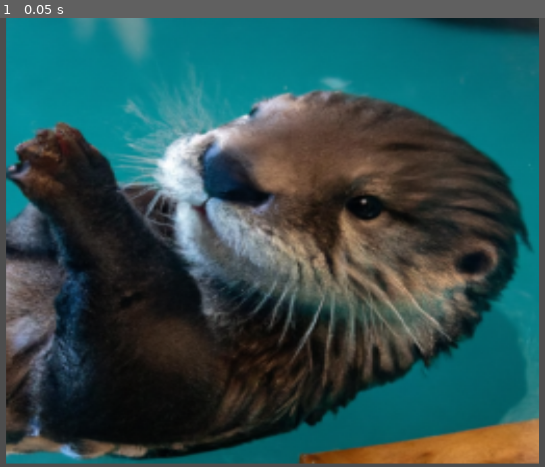
Above: before the commit, frame 1.
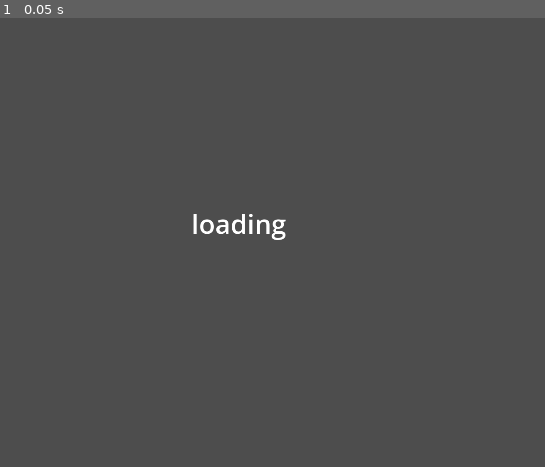
Above: after the commit, the same moment.

Repository: RazorSh4rk/openai-godot
Game: Godot game, scene res://main.tscn
The game is run twice, just before and just after one commit, with the same random seed, the same clock (stepped at 60 frames per second) and the same inputs.
Inputs:
- Up to frame 1 (0.05 s): no input

The runs differ from the first frame. In frame 1, 89% of the frame differs, in the area x 1-99%, y 0-100%.

Commit message:
3d texture

Diff:
--- /dev/null
+++ b/3dscene.gd
@@ -0,0 +1,28 @@
+extends Node3D
+
+func _ready():
+	$OpenAI.create_image('texture of old brick wall')
+
+func _process(delta):
+	pass
+
+func _on_open_ai_response(type, payload):
+	var im_dl = HTTPRequest.new()
+	add_child(im_dl)
+	im_dl.connect("request_completed", self._im_dl_completed)
+	im_dl.request(payload.data[0].url)
+
+func _im_dl_completed(result, response_code, headers, body):
+	var image = Image.new()
+	var image_error = image.load_png_from_buffer(body)
+	if image_error != OK:
+		print("An error occurred while trying to display the image.")
+	else:
+		print("image loaded")
+
+	var texture = ImageTexture.create_from_image(image)
+	$wall0.get_active_material(0).albedo_texture = texture
+	$wall1.get_active_material(0).albedo_texture = texture
+
+func _exit_tree():
+	$OpenAI.cleanup()
--- /dev/null
+++ b/3dscene.tscn
@@ -0,0 +1,50 @@
+[gd_scene load_steps=8 format=3 uid="uid://dgqjd60ytjwl"]
+
+[ext_resource type="Script" path="res://3dscene.gd" id="1_vqsvs"]
+[ext_resource type="PackedScene" uid="uid://d0hc8akpewi4w" path="res://open_ai.tscn" id="2_ttojf"]
+
+[sub_resource type="Environment" id="Environment_pndj3"]
+background_energy_multiplier = 0.0
+ambient_light_color = Color(0.52549, 0.545098, 0, 1)
+ambient_light_energy = 0.1
+tonemap_mode = 2
+
+[sub_resource type="StandardMaterial3D" id="StandardMaterial3D_7c0qn"]
+
+[sub_resource type="BoxMesh" id="BoxMesh_caabq"]
+material = SubResource("StandardMaterial3D_7c0qn")
+size = Vector3(10, 5, 0.1)
+
+[sub_resource type="StandardMaterial3D" id="StandardMaterial3D_uu05u"]
+
+[sub_resource type="BoxMesh" id="BoxMesh_ikqqm"]
+material = SubResource("StandardMaterial3D_uu05u")
+size = Vector3(10, 0.1, 5)
+
+[node name="3dscene" type="Node3D"]
+script = ExtResource("1_vqsvs")
+
+[node name="OpenAI" parent="." instance=ExtResource("2_ttojf")]
+
+[node name="WorldEnvironment" type="WorldEnvironment" parent="."]
+environment = SubResource("Environment_pndj3")
+
+[node name="wall0" type="MeshInstance3D" parent="."]
+mesh = SubResource("BoxMesh_caabq")
+skeleton = NodePath("../wall1")
+
+[node name="wall1" type="MeshInstance3D" parent="."]
+transform = Transform3D(1, 0, 0, 0, 1, 0, 0, 0, 1, 0, 0, 3.38892)
+mesh = SubResource("BoxMesh_caabq")
+
+[node name="floor" type="MeshInstance3D" parent="."]
+transform = Transform3D(1, 0, 0, 0, 1, 0, 0, 0, 1, 0, -2.52252, 1.01573)
+mesh = SubResource("BoxMesh_ikqqm")
+
+[node name="Camera3D" type="Camera3D" parent="."]
+transform = Transform3D(0.032322, 0.0671457, 0.99722, 0, 0.997741, -0.0671808, -0.999477, 0.00217142, 0.032249, 6.11542, -0.565589, 1.84563)
+
+[node name="OmniLight3D" type="OmniLight3D" parent="."]
+transform = Transform3D(1, 0, 0, 0, 1, 0, 0, 0, 1, 0, 0, 1.69265)
+
+[connection signal="response" from="OpenAI" to="." method="_on_open_ai_response"]
--- a/Main.gd
+++ b/Main.gd
@@ -1,15 +1,45 @@
 extends Node2D
 
 var fname: String = 'user://image.png'
+var fun: int = 5
 
 func _ready():
-	#$OpenAI.list_models()
-	#$OpenAI.retrieve_model('davinci-instruct-beta:2.0.0')
-	$OpenAI.create_completion("write gdscript code to print hello from openai")
-	$OpenAI.create_image("cat")
+	if fun == 0:
+		$OpenAI.list_models()
+
+	if fun == 1:
+		$OpenAI.retrieve_model('davinci-instruct-beta:2.0.0')
+
+	if fun == 2:
+		$OpenAI.create_completion(
+			'write gdscript code that prints resident evil in japanese',
+			16
+		)
+
+	if fun == 3:
+		$OpenAI.create_chat_completion('who is jill valentine in 10 words or less?', 64)
+
+	if fun == 4:
+		$OpenAI.create_chat_completion(
+			JSON.stringify([
+				{ 'role': 'system', 'content': 'you are an ai that talks like albert wesker' },
+				{ 'role': 'user', 'content': 'how do i kill a zombie?' }
+			]),
+			256,
+			false
+		)
+
+	if fun == 5:
+		$OpenAI.create_image(
+			'interior of a castle in the style of resident evil 1'
+		)
+
+	pass
+
 
 func _on_open_ai_response(type, payload):
 	if type == 2:
+		print(payload.choices[0].text)
 		var expression = Expression.new()
 		var error = expression.parse(payload.choices[0].text)
 		if error != OK:
@@ -18,12 +48,18 @@
 		var result = expression.execute()
 		if not expression.has_execute_failed():
 			print(str(result))
+		else:
+			print("failed, " + str(result))
 
-	if type == 3:
+	elif type == 3:
+		print(payload.choices[0].message.content)
+
+	elif type == 4:
 		var im_dl = HTTPRequest.new()
 		add_child(im_dl)
 		im_dl.connect("request_completed", self._im_dl_completed)
 		im_dl.request(payload.data[0].url)
+
 
 func _im_dl_completed(result, response_code, headers, body):
 	var image = Image.new()
@@ -36,3 +72,6 @@
 
 	var texture = ImageTexture.create_from_image(image)
 	$TextureRect.texture = texture
+
+func _exit_tree():
+	$OpenAI.cleanup()
--- a/fnaf.gdshader
+++ /dev/null
@@ -1,16 +0,0 @@
-//Shader by: Jordancjb (https://linktr.ee/jordancjb)
-//Licensed under Creative Commons 0, Use as you like c:
-shader_type canvas_item;
-
-//Noise Texture
-uniform sampler2D Noise;
-uniform sampler2D screen_texture : hint_screen_texture, repeat_disable, filter_nearest;
-
-//Settings
-uniform float Transparency = 2.0;
-uniform float Slow = 25.0;
-
-//Shader Code
-void fragment() {
-	COLOR = texture(screen_texture, VERTEX) * texture(Noise, texture(Noise, UV).xy + cos(TIME) / Slow) / Transparency;
-}
--- a/main.tscn
+++ b/main.tscn
@@ -1,8 +1,10 @@
 [gd_scene load_steps=4 format=3 uid="uid://dsup8sbl75asf"]
 
 [ext_resource type="Script" path="res://Main.gd" id="1_tmv5i"]
-[ext_resource type="Texture2D" uid="uid://deqvt0n8emxfe" path="res://otter.png" id="2_pxs2x"]
 [ext_resource type="PackedScene" uid="uid://d0hc8akpewi4w" path="res://open_ai.tscn" id="4_rc1sb"]
+
+[sub_resource type="LabelSettings" id="LabelSettings_xeswd"]
+font_size = 64
 
 [node name="Main" type="Node2D"]
 script = ExtResource("1_tmv5i")
@@ -10,15 +12,21 @@
 [node name="HTTPRequest" type="HTTPRequest" parent="."]
 accept_gzip = false
 
+[node name="Label" type="Label" parent="."]
+offset_left = 830.0
+offset_top = 450.0
+offset_right = 1059.0
+offset_bottom = 541.0
+text = "loading"
+label_settings = SubResource("LabelSettings_xeswd")
+
 [node name="TextureRect" type="TextureRect" parent="."]
-offset_left = 231.0
-offset_right = 999.0
-offset_bottom = 643.0
-texture = ExtResource("2_pxs2x")
+offset_top = 1.0
+offset_right = 1919.0
+offset_bottom = 1082.0
 expand_mode = 1
 
 [node name="OpenAI" parent="." instance=ExtResource("4_rc1sb")]
-API_KEY = "sk-"
 
 [connection signal="request_completed" from="HTTPRequest" to="." method="_on_http_request_request_completed"]
 [connection signal="response" from="OpenAI" to="." method="_on_open_ai_response"]
--- a/open_ai.gd
+++ b/open_ai.gd
@@ -5,24 +5,45 @@
 	LIST_MODELS,
 	RETRIEVE_MODEL,
 	CREATE_COMPLETION,
+	CREATE_CHAT_COMPLETION,
 	CREATE_IMAGE
 }
+const RESOLUTIONS = ['256x256', '512x512', '1024x1024']
+signal response(type: RESPONSE_TYPE, payload: Variant)
+@export var API_KEY: String = ''
 
-signal response(type: RESPONSE_TYPE, payload: Variant)
-
-@export var API_KEY: String = ''
 var BEARER = ['']
 var CONTENT_TYPE = ['Content-Type: application/json']
+var chat_completion_single = [
+	{ 'role': 'system', 'content': 'You are an AI assistant \
+		that lives in the godot game engine and helps the user in creating video games.' },
+	{ 'role': 'user', 'content': '' }
+]
 
 var children = []
 
 func _ready():
-	print(BEARER+CONTENT_TYPE)
 	if API_KEY == '':
 		print("NEEDS API KEY")
 	else:
 		BEARER[0] = 'Authorization: Bearer ' + API_KEY
 
+# Get rid of the added http request nodes
+func cleanup():
+	for req in children:
+		print('removing ' + str(req))
+		remove_child(req)
+
+func return_callback(result, response_code, headers, body, resp_type: RESPONSE_TYPE):
+	if response_code == 200:
+		var response_object = JSON.parse_string(body.get_string_from_utf8())
+		response.emit(resp_type, response_object)
+	else:
+		print(response_code)
+		print(body.get_string_from_utf8())
+
+# list completion models you have access to
+# @tutorial: https://platform.openai.com/docs/api-reference/models/list
 func list_models():
 	var http_request = HTTPRequest.new()
 	add_child(http_request)
@@ -36,12 +57,9 @@
 	)
 
 func _list_models_request_completed(result, response_code, headers, body):
-	if response_code == 200:
-		var response_object = JSON.parse_string(body.get_string_from_utf8())
-		response.emit(RESPONSE_TYPE.LIST_MODELS, response_object)
-	else:
-		print(response_code)
+	return_callback(result, response_code, headers, body, RESPONSE_TYPE.LIST_MODELS)
 
+# @tutorial: https://platform.openai.com/docs/api-reference/models/retrieve
 func retrieve_model(model: String):
 	var http_request = HTTPRequest.new()
 	add_child(http_request)
@@ -55,20 +73,16 @@
 	)
 
 func _retrieve_model_request_completed(result, response_code, headers, body):
-	if response_code == 200:
-		var response_object = JSON.parse_string(body.get_string_from_utf8())
-		response.emit(RESPONSE_TYPE.RETRIEVE_MODEL, response_object)
-	else:
-		print(response_code)
+	return_callback(result, response_code, headers, body, RESPONSE_TYPE.RETRIEVE_MODEL)
 
 func create_completion(
 	prompt: String,
+	max_tokens: int = 16,
 	model: String = 'text-davinci-003',
-	suffix: String = '',
-	max_tokens: int = 16,
 	temperature: int = 1,
 	top_p: int = 1,
 	n: int = 1,
+	suffix: String = '',
 	):
 	var http_request = HTTPRequest.new()
 	add_child(http_request)
@@ -91,22 +105,57 @@
 	)
 
 func _create_completion_request_completed(result, response_code, headers, body):
-	if response_code == 200:
-		var response_object = JSON.parse_string(body.get_string_from_utf8())
-		response.emit(RESPONSE_TYPE.CREATE_COMPLETION, response_object)
+	return_callback(result, response_code, headers, body, RESPONSE_TYPE.CREATE_COMPLETION)
+
+func create_chat_completion(
+	prompt: String,
+	max_tokens: int = 16,
+	single: bool = true,
+	model: String = 'gpt-3.5-turbo',
+	temperature: int = 1,
+	top_p: int = 1,
+	n: int = 1,
+	):
+	var http_request = HTTPRequest.new()
+	add_child(http_request)
+	children.append(http_request)
+
+	var gen_prompt: Array
+	if single:
+		gen_prompt = chat_completion_single
+		gen_prompt[1]['content'] = prompt
 	else:
-		print(response_code)
-		print(body.get_string_from_utf8())
+		gen_prompt = JSON.parse_string(prompt)
+
+	http_request.connect("request_completed", self._create_chat_completion_request_completed)
+	http_request.request(
+		'https://api.openai.com/v1/chat/completions',
+		CONTENT_TYPE + BEARER,
+		HTTPClient.METHOD_POST,
+		JSON.stringify({
+			'messages': gen_prompt,
+			'model': model,
+			'max_tokens': max_tokens,
+			'temperature': temperature,
+			'top_p': top_p,
+			'n': n
+		})
+	)
+
+func _create_chat_completion_request_completed(result, response_code, headers, body):
+	return_callback(result, response_code, headers, body, RESPONSE_TYPE.CREATE_CHAT_COMPLETION)
 
 func create_image(
 	prompt: String,
+	size: String = '256x256',
 	n: int = 1,
-	size: String = '256x256',
 	response_format: String = 'url'
 	):
 	var http_request = HTTPRequest.new()
 	add_child(http_request)
 	children.append(http_request)
+
+	if not size in RESOLUTIONS: size = '256x256'
 
 	http_request.connect("request_completed", self._create_image_request_completed)
 	http_request.request(
@@ -122,9 +171,4 @@
 	)
 
 func _create_image_request_completed(result, response_code, headers, body):
-	if response_code == 200:
-		var response_object = JSON.parse_string(body.get_string_from_utf8())
-		response.emit(RESPONSE_TYPE.CREATE_IMAGE, response_object)
-	else:
-		print(response_code)
-		print(body.get_string_from_utf8())
+	return_callback(result, response_code, headers, body, RESPONSE_TYPE.CREATE_IMAGE)
--- a/project.godot
+++ b/project.godot
@@ -15,6 +15,11 @@
 config/features=PackedStringArray("4.0", "GL Compatibility")
 config/icon="res://icon.svg"
 
+[display]
+
+window/size/viewport_width=1920
+window/size/viewport_height=1080
+
 [rendering]
 
 renderer/rendering_method="gl_compatibility"
